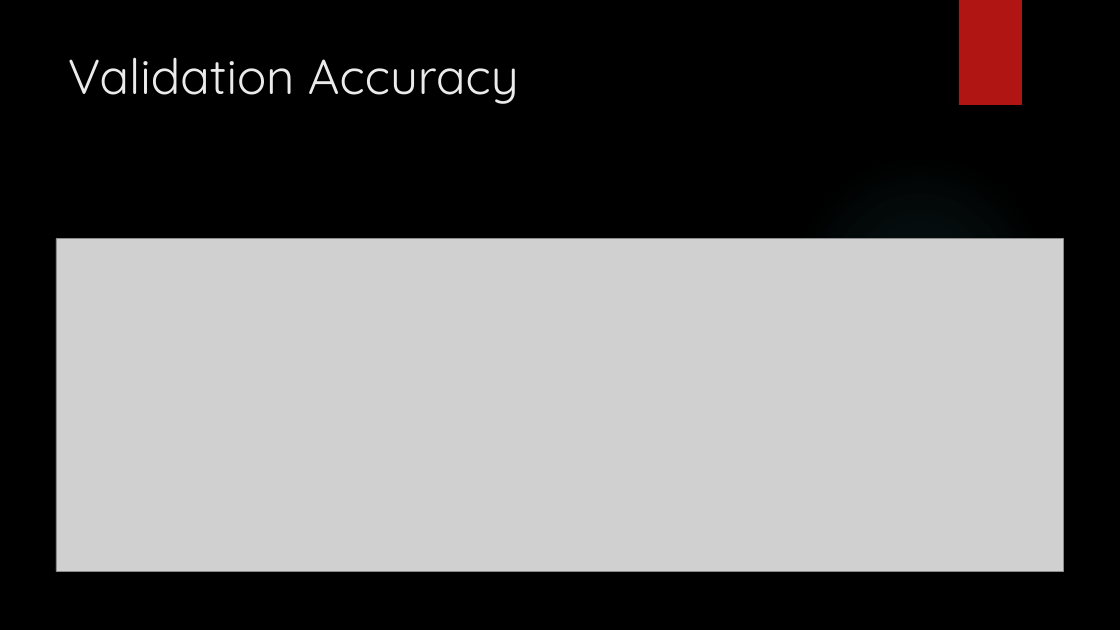
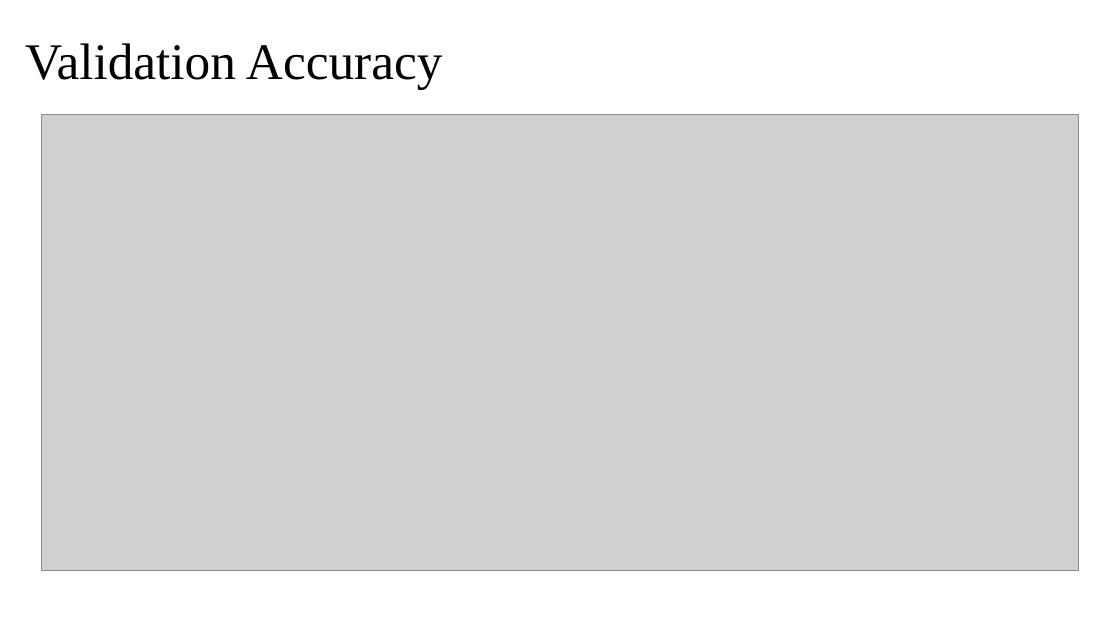
Before and after one commit to SharkyRCC/Covid-19-Classification, a slide deck: slide 15 of Presentation/neural_ppt.pptx (slide 13 before the commit). Drawn at 1120x630 pixels with LibreOffice and Linux fonts; fonts in the diff are those of the drawing; grey boxes stand for pictures; background and template pictures are left out. Boxes give left, top, right and bottom in pixels: in the first picture for what was removed or moved away, otherwise in the second. Text is boxed around its words. In the diff, an @@ line names an element or a change of style, - is before the commit and + after.

```diff
--- a/Presentation/neural_ppt.pptx
+++ b/Presentation/neural_ppt.pptx
@@ background picture (left out) to #FFFFFF @@
@@ title "Validation Accuracy": place and size @@
-title "Validation Accuracy" at [68,57,519,104]
+title "Validation Accuracy" at [25,43,443,89]
@@ title "Validation Accuracy" at [25,43,443,89]: size 42 to 44 pt, font Quicksand to Times New Roman, text colour #EBEBEB to #000000; line spacing 1 to 0.9; vertical alignment top to middle @@
@@ rectangle removed at [959,0,1022,105] @@
@@ picture: place and size @@
-picture at [56,239,1065,571]
+picture at [41,114,1079,571]
@@ ellipse removed at [791,154,1049,413] @@
```
Also in this commit, not shown: 12 other slides changed, 6 slides added, 2 slides removed.
